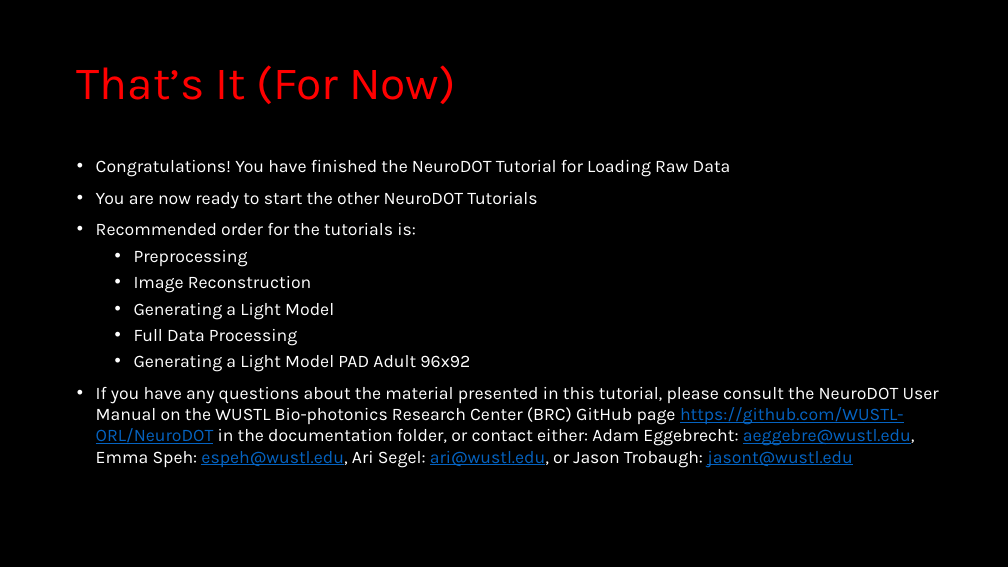
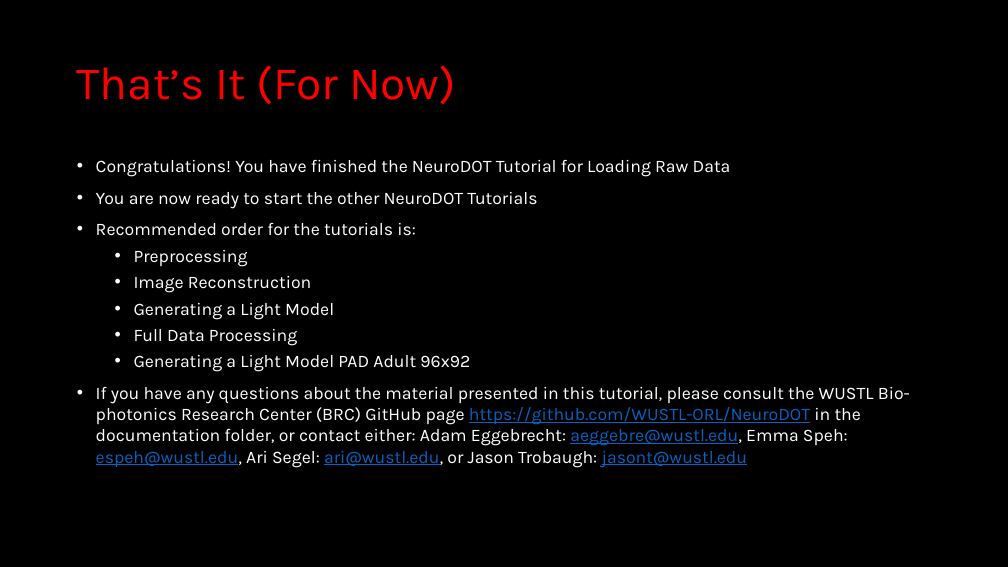
Before and after one commit to WUSTL-ORL/NeuroDOT, a slide deck: slide 6 of Documentation/Tutorials/NeuroDOT_Tutorial_for_Loading_Raw_Data.pptx. Drawn at 1008x567 pixels with LibreOffice and Linux fonts; fonts in the diff are those of the drawing. Boxes give left, top, right and bottom in pixels: in the first picture for what was removed or moved away, otherwise in the second. Text is boxed around its words. In the diff, an @@ line names an element or a change of style, - is before the commit and + after.

Commit message:
Update NeuroDOT Tutorials

```diff
--- a/Documentation/Tutorials/NeuroDOT_Tutorial_for_Loading_Raw_Data.pptx
+++ b/Documentation/Tutorials/NeuroDOT_Tutorial_for_Loading_Raw_Data.pptx
@@ text at bbox=[96, 387, 910, 468]: text changed @@
-• If you have any questions about the material presented in this tutorial, please consult the NeuroDOT User Manual on the WUSTL Bio-photonics Research Center (BRC) GitHub page https://github.com/WUSTL-ORL/NeuroDOT in the documentation folder, or contact either: Adam Eggebrecht: aeggebre@wustl.edu, Emma Speh: espeh@wustl.edu, Ari Segel: ari@wustl.edu, or Jason Trobaugh: jasont@wustl.edu
+• If you have any questions about the material presented in this tutorial, please consult the WUSTL Bio-photonics Research Center (BRC) GitHub page https://github.com/WUSTL-ORL/NeuroDOT in the documentation folder, or contact either: Adam Eggebrecht: aeggebre@wustl.edu, Emma Speh: espeh@wustl.edu, Ari Segel: ari@wustl.edu, or Jason Trobaugh: jasont@wustl.edu
```
Also in this commit, not shown: 2 other files.
